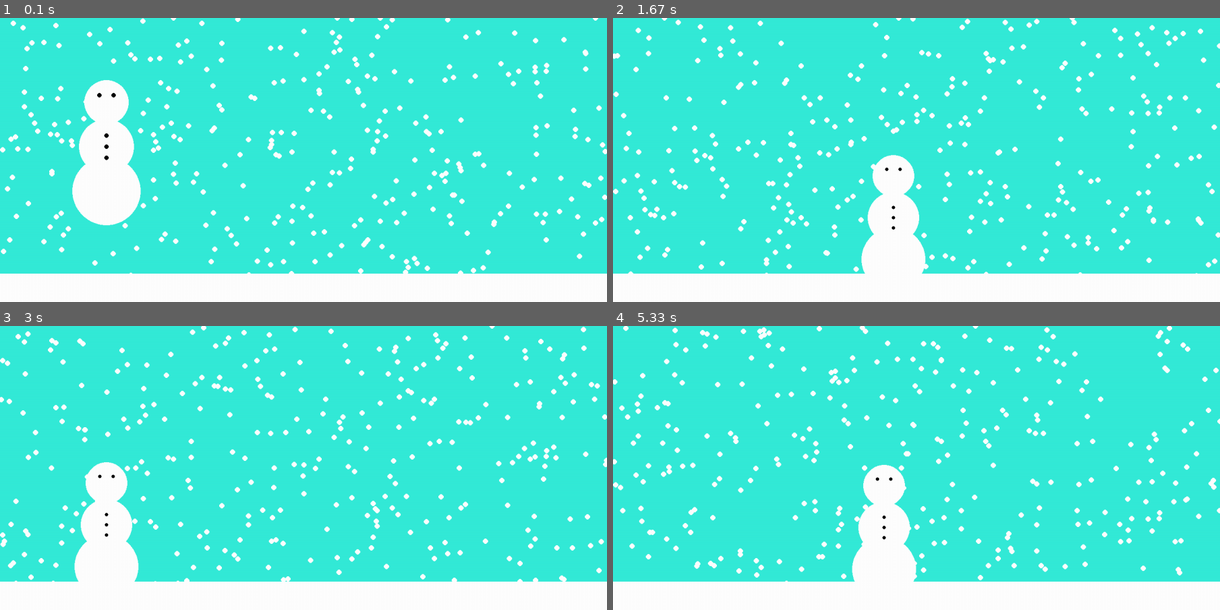
Above: before the commit, frames 1-4 (two rows, left to right).
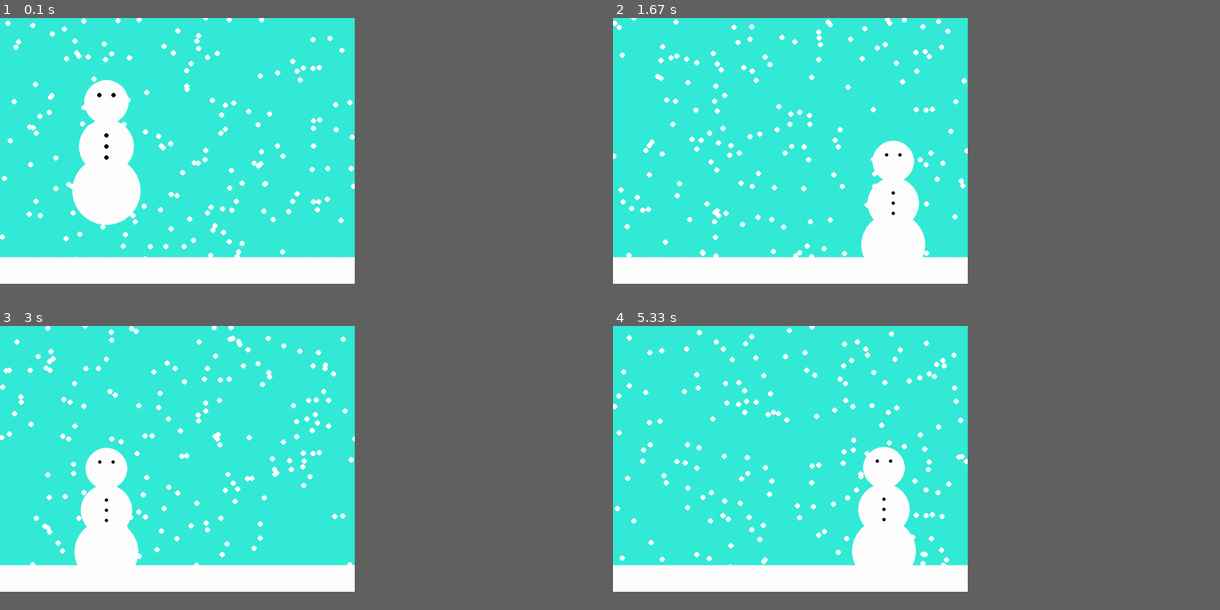
Above: after the commit, the same moments.

Repository: bly852/ICS3U1
Game: pygame game, started from (19.11.04) PyGame Intro/snowman_function.py
Same seed, same stepped clock (60 frames per second), same inputs: the game is played once before the commit and once after it.
Inputs:
- Up to frame 1 (0.1 s): no input
- Up to frame 2 (1.67 s): hold Right 0.33-0.8 s; hold Up 0.83-1.13 s; tap - at 0.98 s; hold Right 1.17-1.63 s
- Up to frame 3 (3 s): hold Left 1.67-2.2 s; tap = at 1.82 s; hold Left 2.23-2.63 s; tap - at 2.38 s; hold Up from 2.67 s (still down)
- Up to frame 4 (5.33 s): release Up at 3.03 s; hold Right 3.07-3.7 s; tap = at 3.22, 4.88 s; hold Left 3.73-4.2 s; tap - at 3.88, 5.22 s; hold Right 4.23-4.7 s; hold Up 4.73-5.03 s; hold Right from 5.07 s (still down)
The window is 900x421 before the commit and 526x394 after it. Grey fills any space a smaller window leaves; there, only what the larger window draws over its background counts as a difference.

The runs differ from the first frame. In frame 1, 18% of the frame differs, in the area x 0-100%, y 0-100%; in frame 2, 18%; in frame 3, 18%; in frame 4, 18%.

Commit message:
Update snowman_function.py
Changed window dimensions to 800x600

Diff:
--- a/(19.11.04) PyGame Intro/snowman_function.py
+++ b/(19.11.04) PyGame Intro/snowman_function.py
@@ -2,8 +2,8 @@
 from pygame.locals import *
 
 #Window Dimensions
-w = 1368
-h = 640
+w = 800
+h = 600
 
 x = 240
 y = 150
